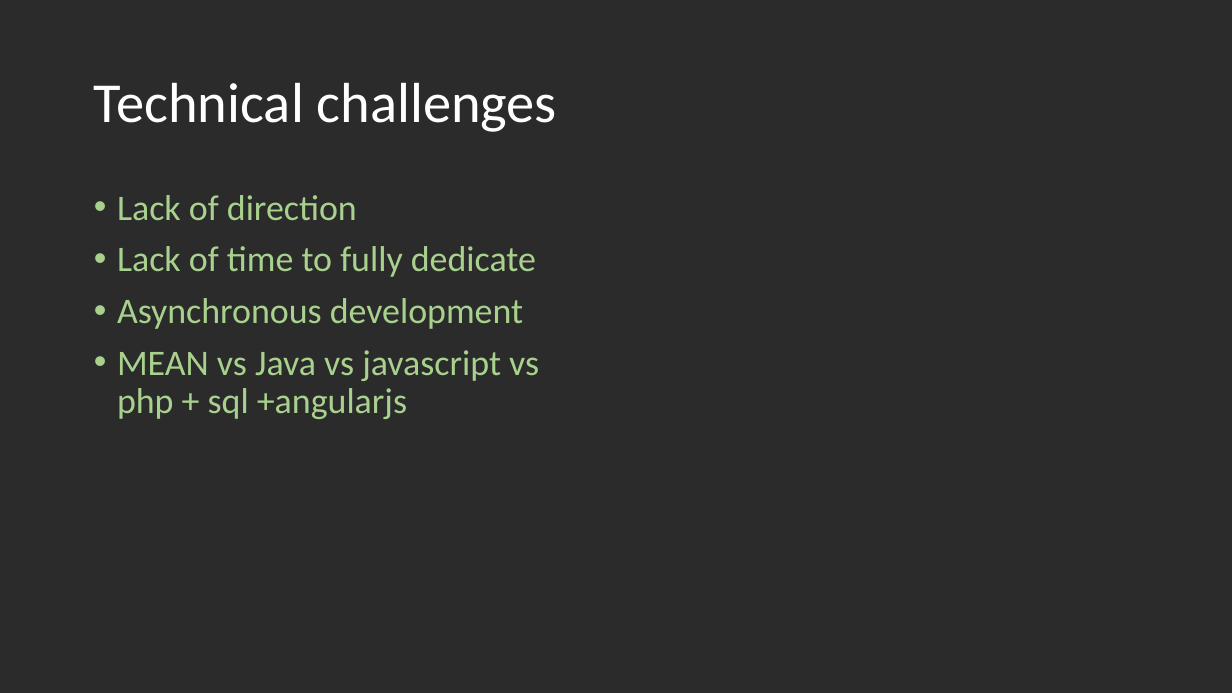
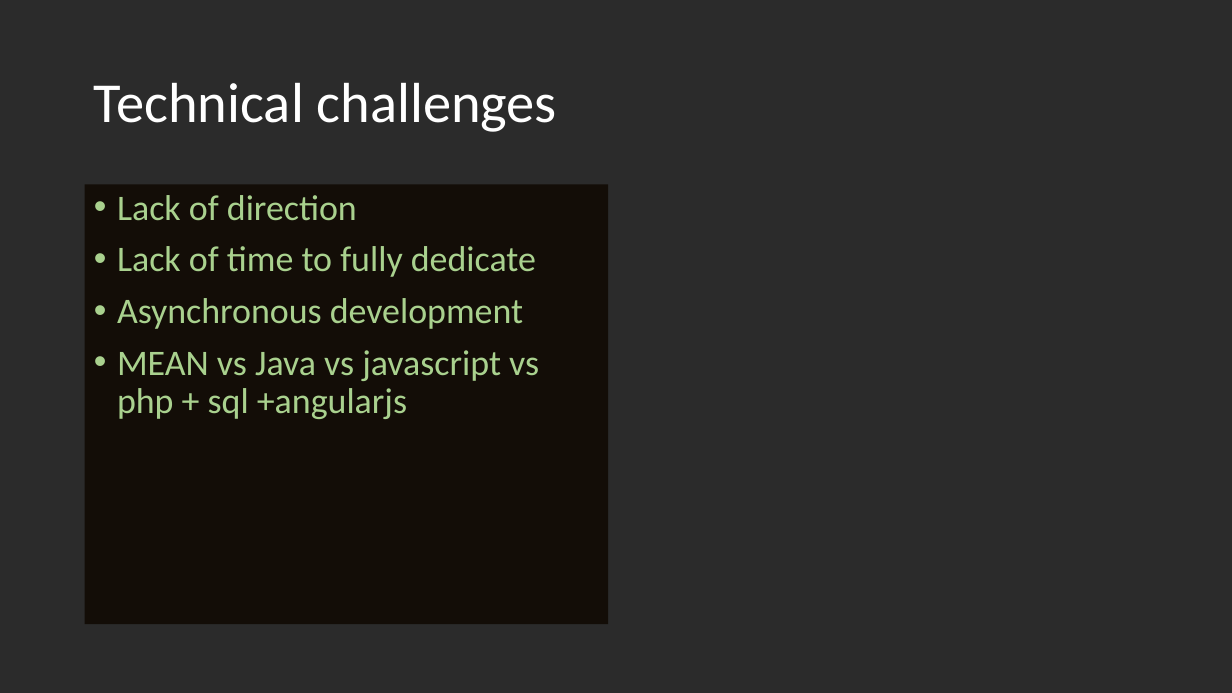
Before and after one commit to wongkristen/EasyEats_Group11_SE, a slide deck: slide 4 of docs/EasyEats.pptx (slide 5 before the commit). Drawn at 1232x693 pixels with LibreOffice and Linux fonts; fonts in the diff are those of the drawing; background and template pictures are left out; a plain dark background stands for a picture behind light text. Boxes give left, top, right and bottom in pixels: in the first picture for what was removed or moved away, otherwise in the second. Text is boxed around its words. In the diff, an @@ line names an element or a change of style, - is before the commit and + after.

```diff
--- a/docs/EasyEats.pptx
+++ b/docs/EasyEats.pptx
@@ text "Lack of direction": place and size @@
-text "Lack of direction" at bbox=[117, 195, 539, 419]
+text "Lack of direction" at bbox=[85, 185, 609, 625]
@@ text "Lack of direction" at bbox=[85, 185, 609, 625]: fill none to #130D07 @@
```
Also in this commit, not shown: 4 other slides changed, 1 slide removed.
